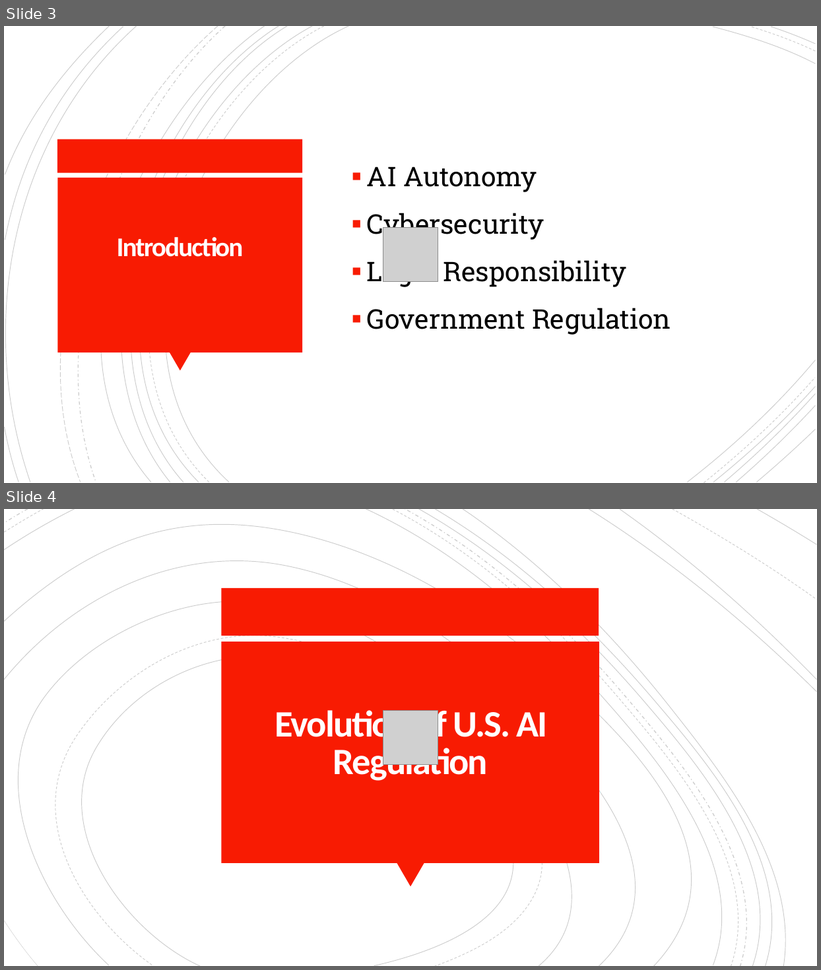
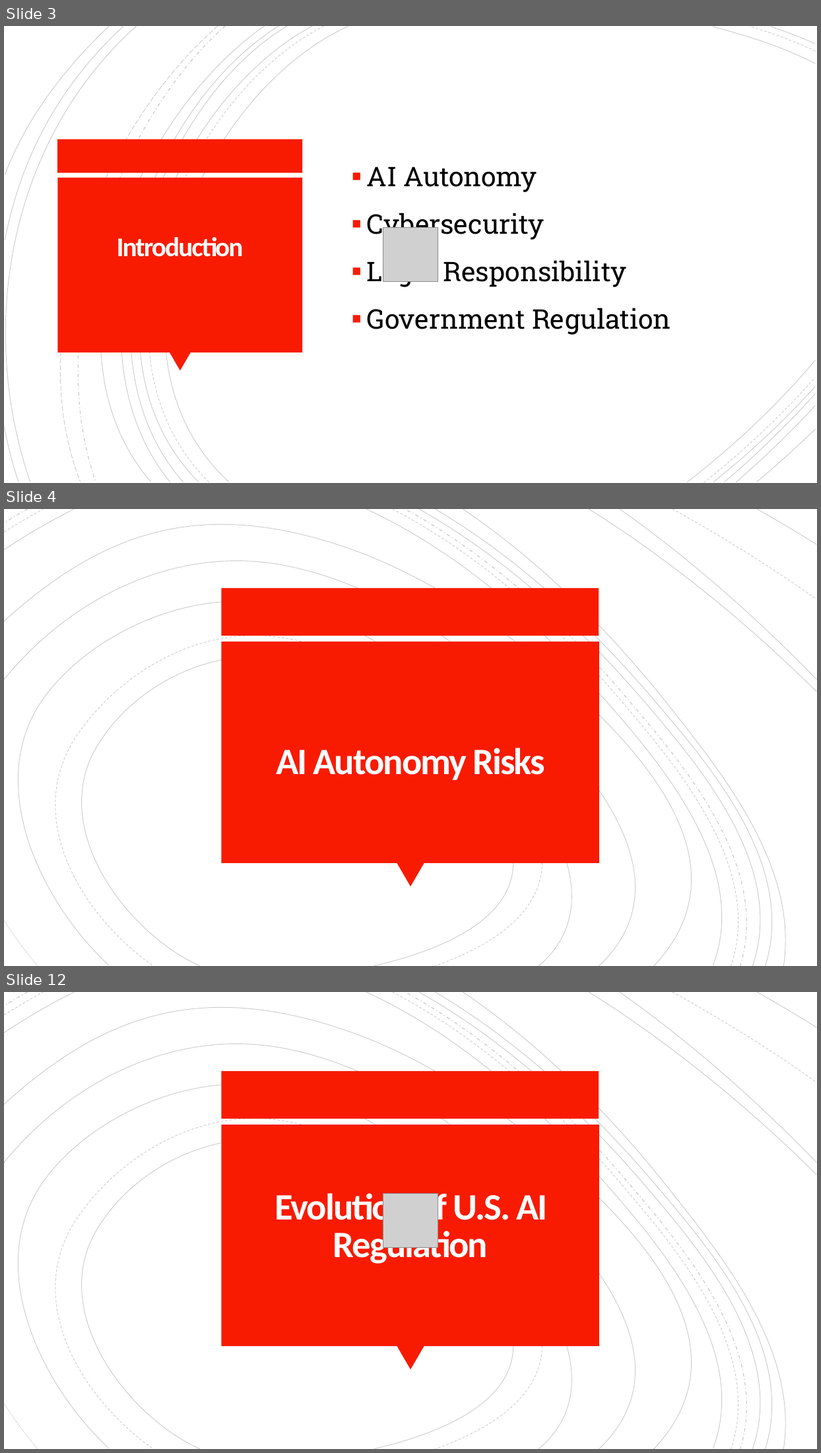
Before and after one commit to armitakia1/CEP146Project, a slide deck: video/AI Risks, accountability and Global Regulations.pptx. Shown one above the other, each under a label of ours: slides 3 and 4 before the commit, slides 3, 4 and 12 after it; the slides between them are not shown. The pictures are 821x970 and 821x1453 pixels, drawn with LibreOffice and Linux fonts; fonts in the diff are those of the drawing; grey boxes stand for pictures. Boxes give left, top, right and bottom in pixels: in the first picture for what was removed or moved away, otherwise in the second. Text is boxed around its words. In the diff, an @@ line names an element or a change of style, - is before the commit and + after.

```diff
--- a/video/AI Risks, accountability and Global Regulations.pptx
+++ b/video/AI Risks, accountability and Global Regulations.pptx
@@ slide 4 added at (4,509,817,966), background #FFFFFF; not listed: 22 template elements that a slide beside it also shows @@
@@ title added at (276,748,545,780), 44 pt, text #FFFEFF, bold @@
+AI Autonomy Risks
@@ what was slide 4 is now slide 12 @@
```
Also in this commit, not shown: 10 other slides added.
